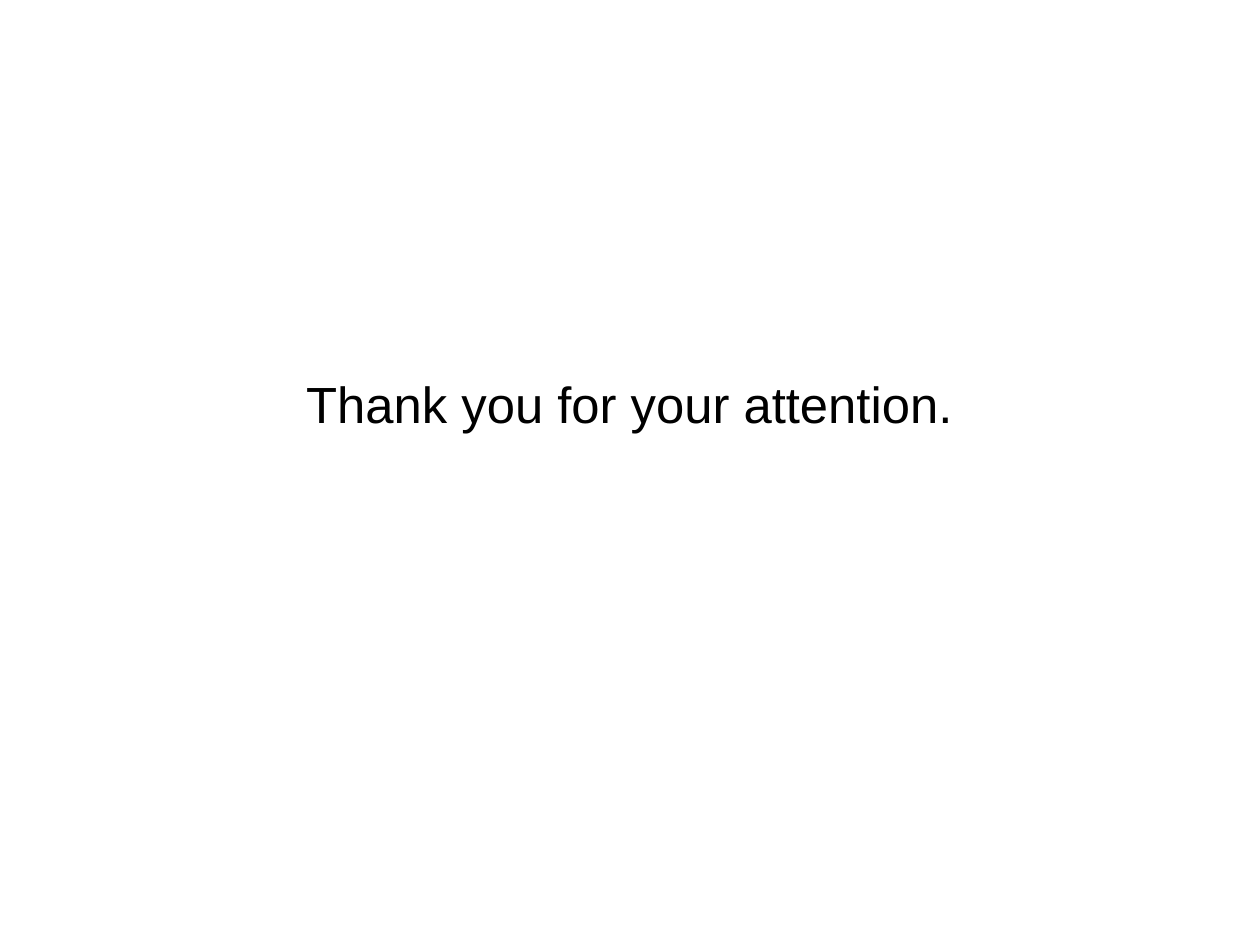
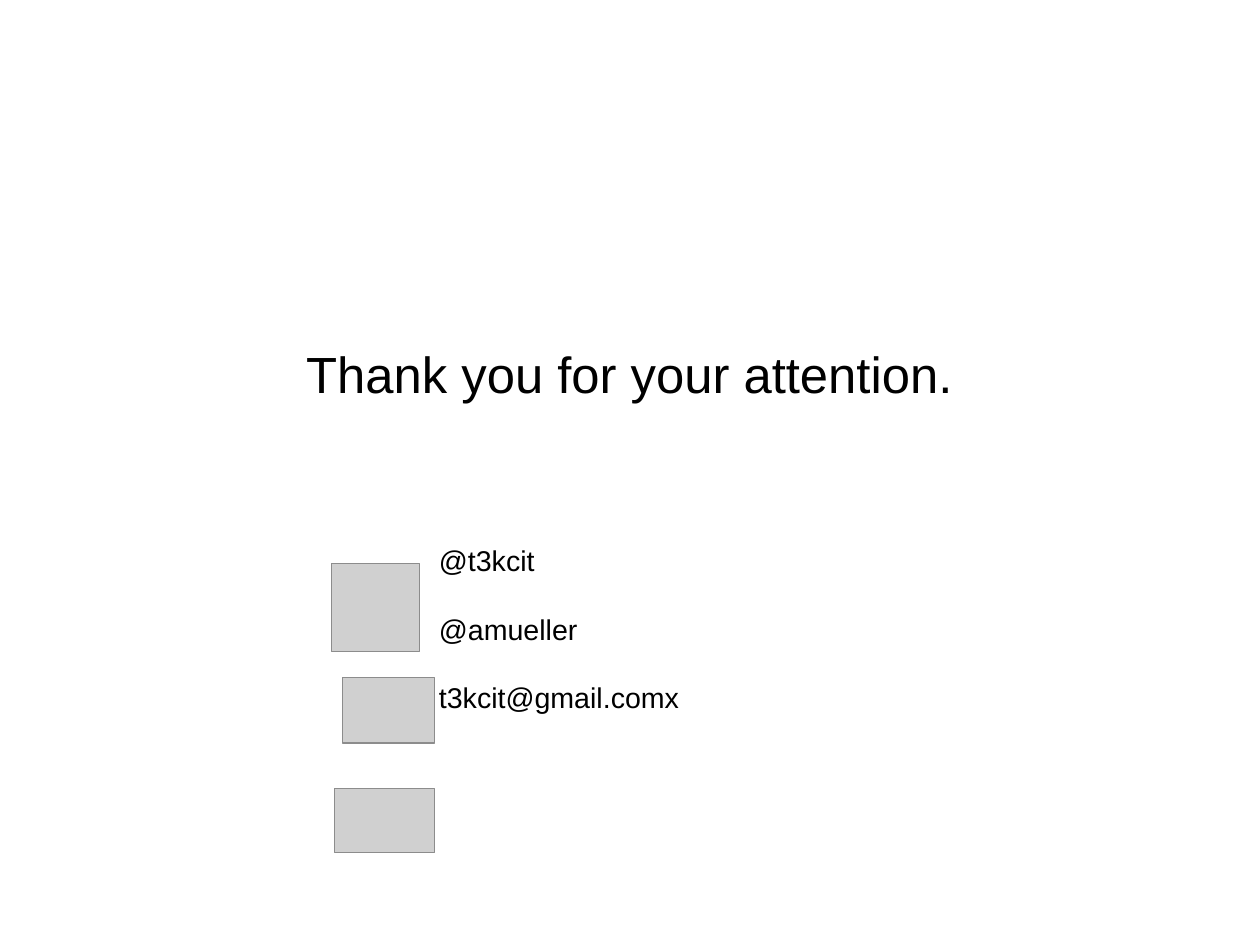
Before and after one commit to amueller/pydata-nyc-advanced-sklearn, a slide deck: slide 85 of presentation.odp. Drawn at 1260x945 pixels with LibreOffice and Linux fonts; fonts in the diff are those of the drawing; grey boxes stand for pictures. Boxes give left, top, right and bottom in pixels: in the first picture for what was removed or moved away, otherwise in the second. Text is boxed around its words. In the diff, an @@ line names an element or a change of style, - is before the commit and + after.

Commit message:
update presentation

```diff
--- a/presentation.odp
+++ b/presentation.odp
@@ subtitle "Thank you for your attention.": place and size @@
-subtitle "Thank you for your attention." at <box>306,386,953,434</box>
+subtitle "Thank you for your attention." at <box>306,356,953,403</box>
@@ picture added at <box>332,564,420,652</box> @@
@@ text added at <box>439,550,679,714</box>, 18 pt, text #000000 @@
+@t3kcit
+@amueller
+t3kcit@gmail.comx
@@ picture added at <box>343,678,434,743</box> @@
@@ picture added at <box>335,789,434,853</box> @@
```
Also in this commit, not shown: 1 other file.
